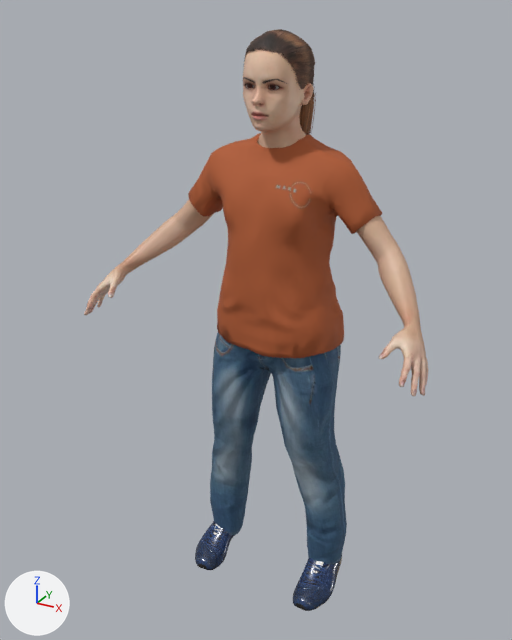
Before and after pictures for a commit that changed the glTF model models/makehuman/Biped/p14.glb.
One viewpoint serves both versions: a 50 mm camera at (0.743, -1.489, 1.472) aimed at (-0.037, -0.071, 0.763). Every picture has the same lights, and +X, +Y and +Z are marked at lower left. The first picture is the older version. Vertices at exactly the same position are counted once.

In view in the first picture: 'p14.body', 'p14.male_casualsuit06', 'p14.ponytail01', 'p14.shoes06' and 1 more.
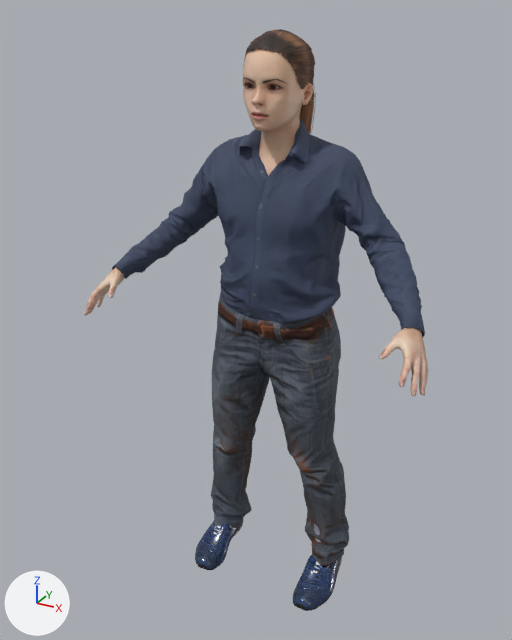
Location of each change, [x1, y1, x2, y2] in pixels of the pictures (512 x 640 px):
'p14.male_casualsuit01', added: after [112, 118, 425, 566]
'p14.male_casualsuit06', deleted: before [188, 133, 382, 565]
part 1 of me_base, built on: before [110, 88, 423, 340]; after [248, 88, 423, 340]

What the commit changed:
Picture 'male_casualsuit01_diffuse.png-p14' (img_male_casualsuit01_diffuse_png_p14) is new.
Picture 'male_casualsuit01_normal' (img_male_casualsuit01_normal) is new.
Material 'p14.male_casualsuit01' (mat_p14_male_casualsuit01) is new.
Uses the picture img_male_casualsuit01_diffuse_png_p14.
Uses the picture img_male_casualsuit01_normal.
me_base is used by ob_p14_body; location (0.0, 0.0, 0.0).
me_base had 4258 vertices, 8352 faces and spanned x -0.438..0.438, y -0.278..0.05, z 0.151..1.425.
me_base now has 3153 vertices, 6209 faces and spans x -0.438..0.438, y -0.278..0.05, z 0.759..1.425.
me_base part 1: 47 vertices moved from x -0.423..0.432, y -0.253..-0.033, z 0.767..1.335 to x -0.422..0.431, y -0.248..-0.032, z 0.766..1.334; 1482 vertices removed from x -0.436..0.437, y -0.277..0.039, z 0.759..1.417; 488 vertices added at x -0.436..0.437, y -0.274..0.025, z 0.759..1.364.
Other edits to the shape of me_base do not show in these pictures.
Mesh me_male_casualsuit01 is new.
It has 3390 vertices, 6678 faces and spans x -0.407..0.405, y -0.182..0.1, z 0.064..1.244.
It uses material mat_p14_male_casualsuit01.
Object 'p14.male_casualsuit06' (ob_p14_male_casualsuit06) is deleted.
Object 'p14.male_casualsuit01' (ob_p14_male_casualsuit01) is new; it shows me_male_casualsuit01.
Its location is (0.0, 0.0, 0.0).
